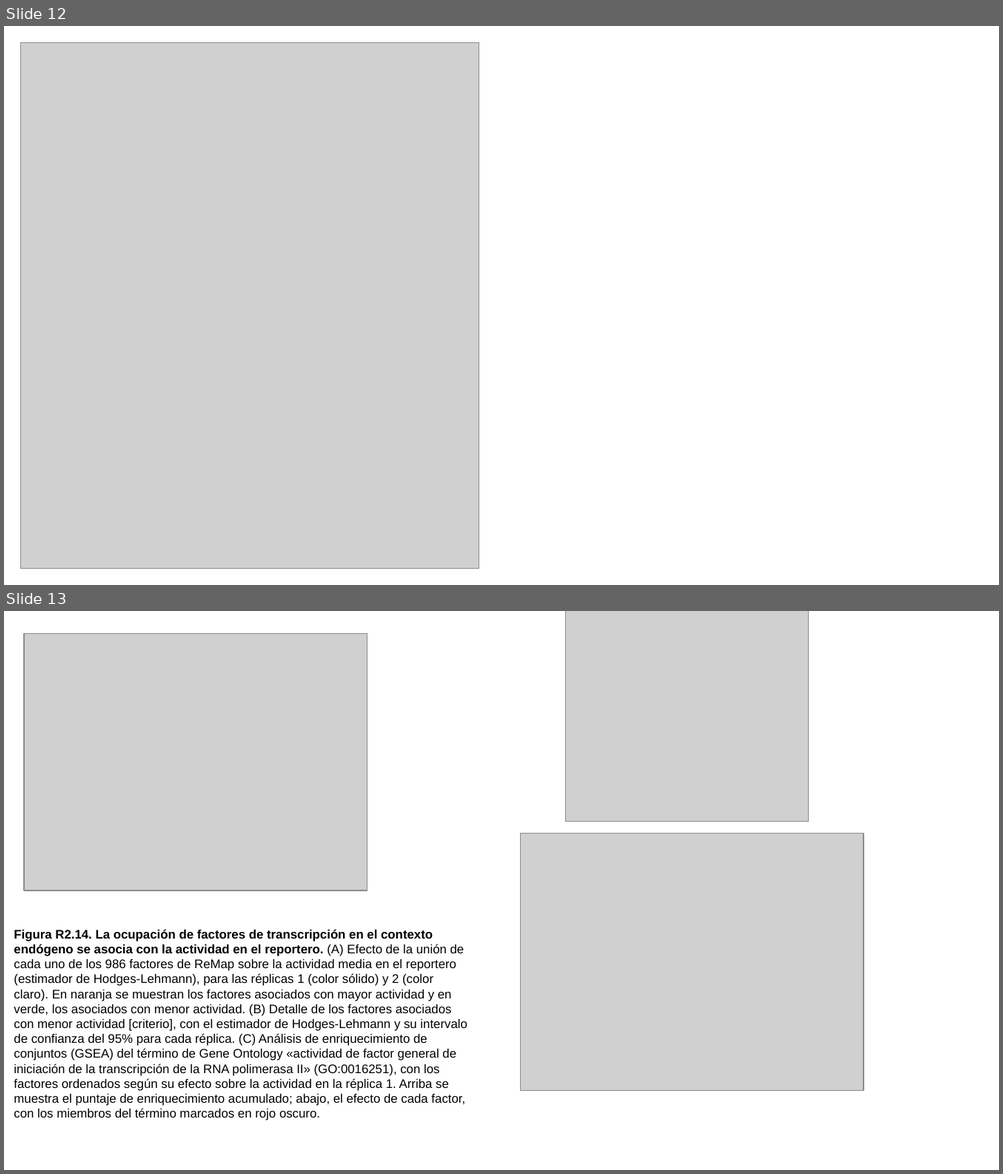
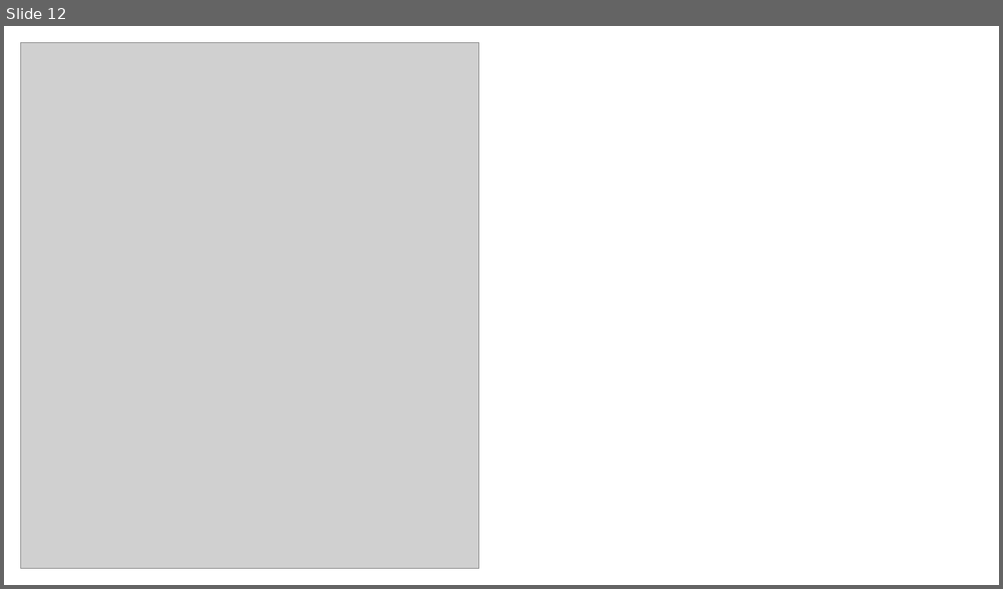
Before and after one commit to martin-iungman/TesisDoc, a slide deck: docs/Fig R2.pptx. Shown one above the other, each under a label of ours: slides 12 and 13 before the commit, slide 12 after it. The pictures are 1003x1174 and 1003x589 pixels, drawn with LibreOffice and Linux fonts; fonts in the diff are those of the drawing; grey boxes stand for pictures. Boxes give left, top, right and bottom in pixels: in the first picture for what was removed or moved away, otherwise in the second. Text is boxed around its words. In the diff, an @@ line names an element or a change of style, - is before the commit and + after.

```diff
--- a/docs/Fig R2.pptx
+++ b/docs/Fig R2.pptx
@@ slide 13 removed at (4, 611, 999, 1170), background #FFFFFF @@
@@ picture removed at (565, 611, 808, 821) @@
@@ picture removed at (24, 634, 367, 891) @@
@@ picture removed at (521, 834, 863, 1091) @@
@@ text removed at (14, 929, 467, 1121) @@
-Figura R2.14. La ocupación de factores de transcripción en el contexto endógeno se asocia con la actividad en el reportero. (A) Efecto de la unión de cada uno de los 986 factores de ReMap sobre la actividad media en el reportero (estimador de Hodges-Lehmann), para las réplicas 1 (color sólido) y 2 (color claro). En naranja se muestran los factores asociados con mayor actividad y en verde, los asociados con menor actividad. (B) Detalle de los factores asociados con menor actividad [criterio], con el estimador de Hodges-Lehmann y su intervalo de confianza del 95% para cada réplica. (C) Análisis de enriquecimiento de conjuntos (GSEA) del término de Gene Ontology «actividad de factor general de iniciación de la transcripción de la RNA polimerasa II» (GO:0016251), con los factores ordenados según su efecto sobre la actividad en la réplica 1. Arriba se muestra el puntaje de enriquecimiento acumulado; abajo, el efecto de cada factor, con los miembros del término marcados en rojo oscuro.
```
Also in this commit, not shown: 2 slides added, 1 other slide removed, 1 other file.
